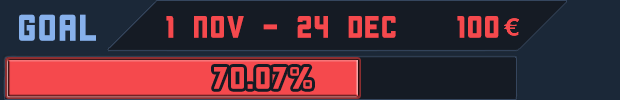
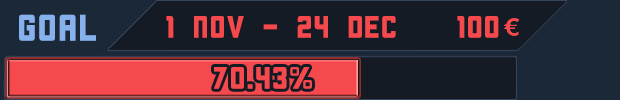
Layers edited between the first and the second w=620, h=100 image:
renamed "70.07%" to "70.43%", painted on it over [253, 67, 290, 89]
